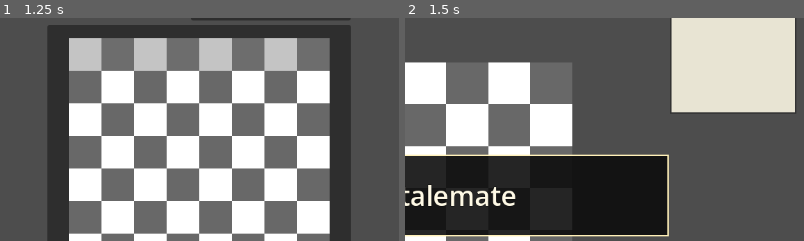
Above: before the commit, frames 1-2 (left to right).
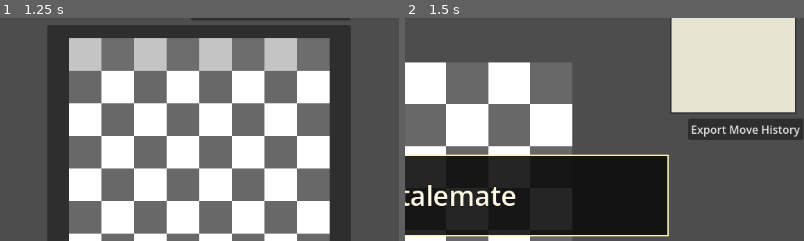
Above: after the commit, the same moments.

Repository: LeoHolman/chesslike
Game: Godot game, scene res://Scenes/MainMenu.tscn
Two runs of this game, one before a commit and one after it. Both use one fixed random seed, a clock stepped at 60 frames per second and the inputs below.
Inputs:
- Up to frame 1 (1.25 s): click "Local Game" at 0.5 s
- Up to frame 2 (1.5 s): click "Start Game" at 1.25 s
The pictures show only the part of the screen within x 50-100%, y 10-60%; the shares and areas given below are measured in that part.

Frame 1 is identical in both runs. In frame 2, 2.5% of the frame differs, in the area x 70-100%, y 45-55%.

Commit message:
feat: allow export move history

Diff:
--- a/Scripts/local_game.gd
+++ b/Scripts/local_game.gd
@@ -100,6 +100,9 @@
 var drop_pool_hover_owner = ""
 var online_mode = false
 var local_player_side = "white"
+var export_feedback_serial = 0
+var export_feedback_popup: AcceptDialog
+var export_file_dialog: FileDialog
 
 func _ready() -> void:
 	get_viewport().size_changed.connect(_on_viewport_resized)
@@ -986,6 +989,112 @@
 		line_label.add_theme_constant_override("outline_size", 0)
 		row_panel.add_child(line_label)
 
+	_draw_export_move_history_button(panel_position, panel_size)
+
+func _draw_export_move_history_button(history_panel_position: Vector2, history_panel_size: Vector2) -> void:
+	var viewport_size = get_viewport_rect().size
+	var button_height = clampf(tile_size * 0.5, 28.0, 38.0)
+	var button_width = clampf(history_panel_size.x * 0.86, 140.0, history_panel_size.x)
+	var button = Button.new()
+	button.text = "Export Move History"
+	button.size = Vector2(button_width, button_height)
+	button.position = Vector2(
+		history_panel_position.x + history_panel_size.x - button_width,
+		min(
+			history_panel_position.y + history_panel_size.y + 8.0,
+			viewport_size.y - button_height - TURN_INDICATOR_PADDING
+		)
+	)
+	button.pressed.connect(_on_export_move_history_pressed)
+	add_child(button)
+
+func _on_export_move_history_pressed() -> void:
+	_ensure_export_file_dialog()
+	if export_file_dialog == null:
+		_show_export_feedback("Export failed: could not open file picker.")
+		return
+	var timestamp = Time.get_datetime_string_from_system(false).replace(":", "-").replace(" ", "_")
+	export_file_dialog.current_file = "move_history_%s.txt" % timestamp
+	export_file_dialog.popup_centered_ratio(0.75)
+
+func _on_export_move_history_file_selected(path: String) -> void:
+	var selected_path = path.strip_edges()
+	if selected_path == "":
+		_show_export_feedback("Export failed: no file path selected.")
+		return
+	if selected_path.get_extension().to_lower() != "txt":
+		selected_path += ".txt"
+
+	var export_file = FileAccess.open(selected_path, FileAccess.WRITE)
+	if export_file == null:
+		_show_export_feedback("Export failed: could not write %s" % selected_path)
+		return
+
+	export_file.store_line("Chesslike Move History")
+	export_file.store_line("Exported: %s" % Time.get_datetime_string_from_system())
+	export_file.store_line("")
+	if move_history.is_empty():
+		export_file.store_line("No moves yet")
+		_show_export_feedback("Move history exported to: %s" % selected_path)
+		return
+	for index in range(move_history.size()):
+		export_file.store_line("%d. %s" % [index + 1, move_history[index]])
+	_show_export_feedback("Move history exported to: %s" % selected_path)
+
+func _show_export_feedback(message: String) -> void:
+	_ensure_export_feedback_popup()
+	if export_feedback_popup == null:
+		push_warning(message)
+		return
+	export_feedback_serial += 1
+	var serial = export_feedback_serial
+	export_feedback_popup.title = "Export Failed" if message.begins_with("Export failed") else "Move History Export"
+	export_feedback_popup.dialog_text = message
+	export_feedback_popup.popup_centered(Vector2i(620, 130))
+	_hide_export_feedback_after_delay(serial)
+
+func _hide_export_feedback_after_delay(serial: int) -> void:
+	await get_tree().create_timer(5.0).timeout
+	if serial != export_feedback_serial:
+		return
+	if export_feedback_popup != null and export_feedback_popup.visible:
+		export_feedback_popup.hide()
+
+func _ensure_export_feedback_popup() -> void:
+	if export_feedback_popup != null:
+		return
+	if promotion_picker_layer == null:
+		_ensure_promotion_picker()
+	if promotion_picker_layer == null:
+		return
+	export_feedback_popup = AcceptDialog.new()
+	export_feedback_popup.dialog_text = ""
+	export_feedback_popup.exclusive = false
+	var ok_button = export_feedback_popup.get_ok_button()
+	if ok_button != null:
+		ok_button.text = "OK"
+	promotion_picker_layer.add_child(export_feedback_popup)
+
+func _ensure_export_file_dialog() -> void:
+	if export_file_dialog != null:
+		return
+	if promotion_picker_layer == null:
+		_ensure_promotion_picker()
+	if promotion_picker_layer == null:
+		return
+	export_file_dialog = FileDialog.new()
+	export_file_dialog.file_mode = FileDialog.FILE_MODE_SAVE_FILE
+	export_file_dialog.access = FileDialog.ACCESS_FILESYSTEM
+	export_file_dialog.title = "Export Move History"
+	export_file_dialog.filters = PackedStringArray(["*.txt ; Text Files"])
+	var user_dir = DirAccess.open("user://")
+	if user_dir != null:
+		user_dir.make_dir_recursive("exports")
+	var default_export_dir = ProjectSettings.globalize_path("user://exports")
+	export_file_dialog.current_dir = default_export_dir
+	export_file_dialog.file_selected.connect(_on_export_move_history_file_selected)
+	promotion_picker_layer.add_child(export_file_dialog)
+
 func _history_entry_owner(entry_index: int, entry_line: String) -> String:
 	var lower_line = entry_line.to_lower()
 	var mover_segment = lower_line
Not shown, changed: ideas.md
